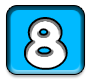
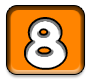
The second 90 x 80 image is a revision of the first. Changes to its layers:
painted on "Rounded Rectangle 2" over bbox(7, 6, 84, 74)
